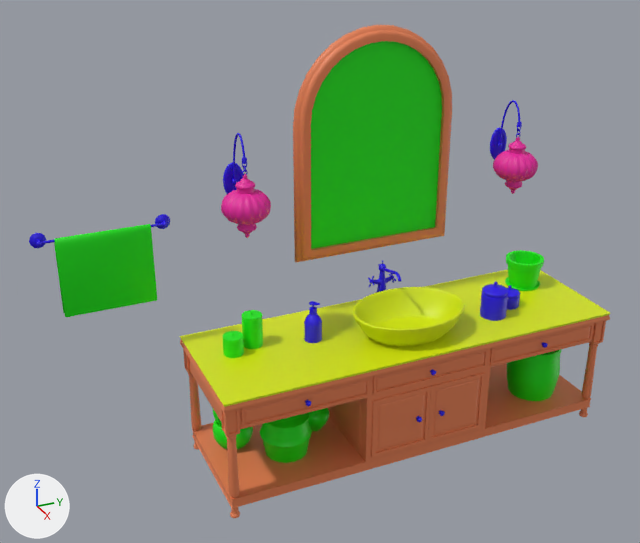
Two versions of the FBX model BATHROOM/Assets/Objects/sm_sink.fbx, one commit apart.
One viewpoint serves both versions: a 50 mm lens placed at (4.55, -5.99, 3.3), pointed at (0.36, -4.11, 1.2). Every picture has the same lights, and +X, +Y and +Z are marked at lower left. The first picture is the older version. Where no turn or scale is listed for an object, it has been applied to the vertices.

The first picture shows 'sm_basin', 'sm_basket', 'sm_basket.001', 'sm_mirror', 'sm_mirror_frame', 'sm_sink_cabinet', 'sm_sink_cabinet.001', 'sm_sink_cabinet.002', 'sm_sink_cabinet.003', 'sm_sink_cabinet.004', 'sm_sink_cabinet.005', 'sm_sink_cabinet.006', 'sm_sink_cabinet.007', 'sm_sink_cabinet.008', 'sm_sink_cabinet.009', 'sm_sink_cabinet.010', 'sm_sink_cabinet.011', 'sm_sink_cabinet.012', 'sm_sink_cabinet.019', 'sm_sink_cabinet.020', 'sm_sink_cabinet.021', 'sm_towel_hanged.001' and 26 more.
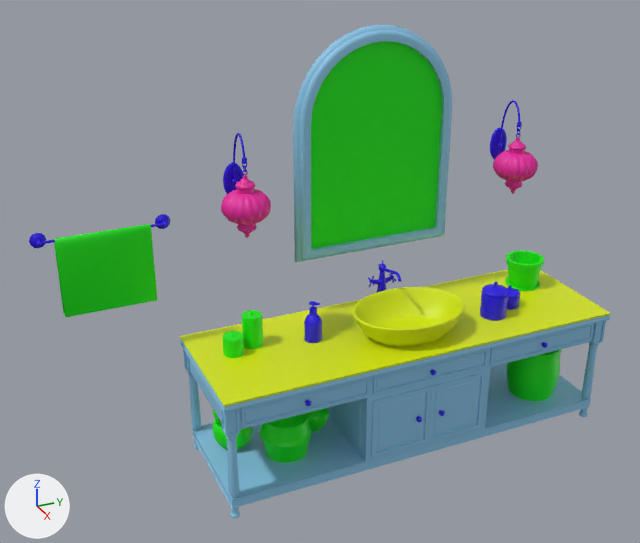
Pixel boxes [x1, y1, x2, y2] of what changed, in the pictures (640 x 543 px):
'sm_sink_cabinet', recoloured (orange to blue)
    both: [180, 315, 610, 508]
'sm_mirror_frame', recoloured (orange to blue)
    both: [293, 25, 452, 262]
'sm_sink_cabinet.009', recoloured (orange to blue)
    both: [377, 393, 424, 450]
'sm_sink_cabinet.008', recoloured (orange to blue)
    both: [433, 379, 479, 434]
'sm_sink_cabinet.004', recoloured
    both: [188, 342, 599, 518]
'sm_sink_cabinet.010', recoloured (orange to blue)
    both: [244, 381, 366, 423]
'sm_sink_cabinet.011', recoloured (orange to blue)
    both: [376, 352, 484, 390]
'sm_sink_cabinet.012', recoloured (orange to blue)
    both: [493, 326, 590, 361]
'sm_sink_cabinet.002', recoloured (orange to blue)
    both: [371, 386, 431, 458]
'sm_sink_cabinet.019', recoloured (orange to blue)
    both: [328, 400, 362, 447]
'sm_sink_cabinet.007', recoloured (orange to blue)
    both: [428, 372, 486, 442]
'sm_sink_cabinet.003', recoloured (orange to blue)
    both: [221, 409, 240, 437]
'sm_sink_cabinet.001', recoloured
    both: [241, 378, 370, 428]
'sm_sink_cabinet.005', recoloured
    both: [373, 349, 488, 395]
'sm_sink_cabinet.006', recoloured
    both: [490, 324, 594, 366]
'sm_sink_cabinet.021', recoloured (orange to blue)
    both: [190, 360, 221, 418]
'sm_sink_cabinet.014', now drawn
    after: [590, 321, 606, 344]
'sm_sink_cabinet.013', now drawn
    after: [183, 349, 191, 374]

What changed in the scene script:
```text
Change mat_wood:
    mat_wood.base_color: (0.8, 0.218, 0.0867) -> (0.254, 0.561, 0.801)  # orange #e78153 -> blue #8ac5e7
```
